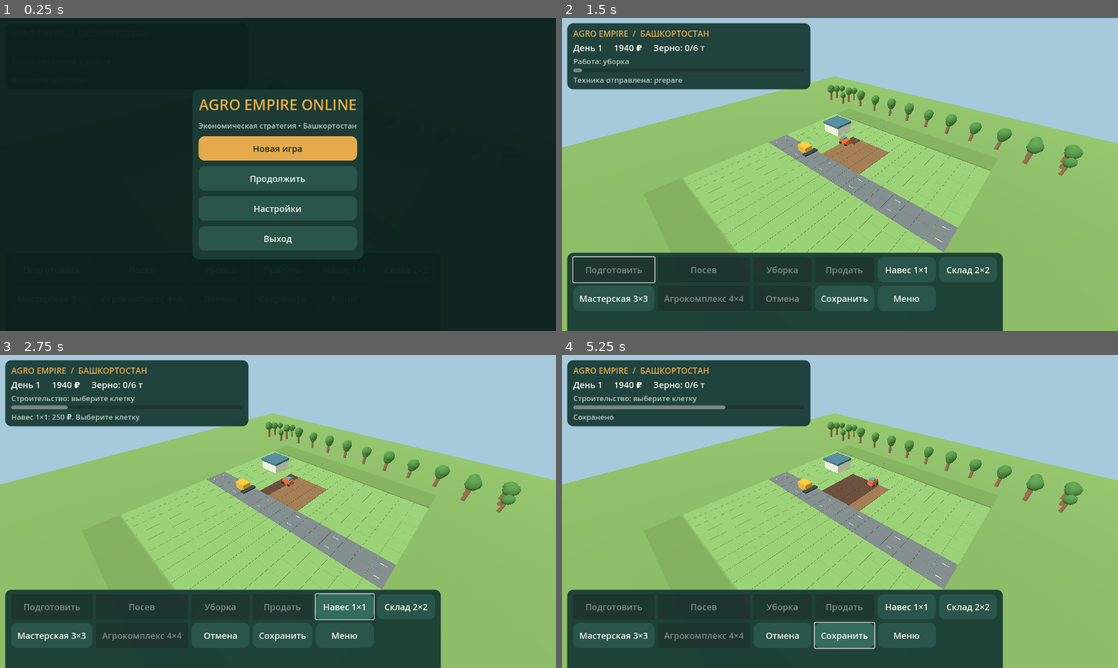
Above: before the commit, frames 1-4 (two rows, left to right).
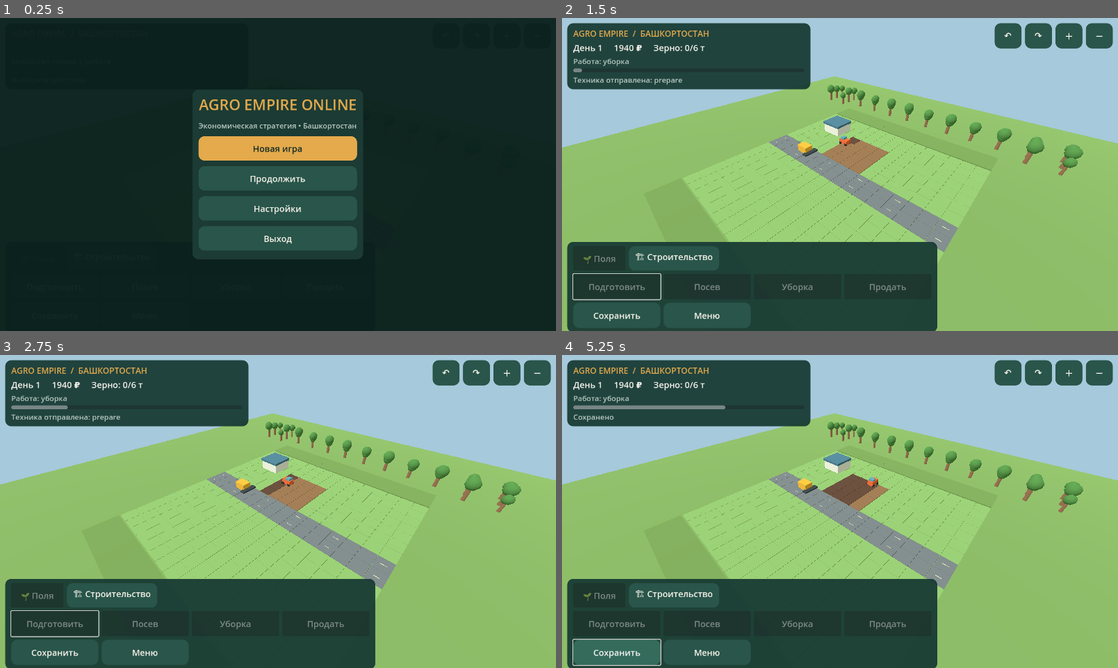
Above: after the commit, the same moments.

Repository: maillunex-lang/fermabash
Game: Godot game, scene res://scenes/Main.tscn
Same seed, same stepped clock (60 frames per second), same inputs: the game is played once before the commit and once after it.
Inputs (mouse positions are in pixels of both pictures, inside the frame that each line leads up to):
- Up to frame 1 (0.25 s): no input
- Up to frame 2 (1.5 s): click "Новая игра" at 0.5 s; click "Подготовить" at 1.25 s
- Up to frame 3 (2.75 s): click (344, 605) at 2 s, where only the run before the commit has a clickable "Навес 1×1"
- Up to frame 4 (5.25 s): click (673, 596) at 2.75 s, where only the run after the commit has a clickable "🏗 Строительство"; click (600, 596) at 3.5 s, where only the run after the commit has a clickable "🌱 Поля"; click (967, 605) at 4.25 s, where only the run before the commit has a clickable "Склад 2×2"; click "Сохранить" at 5 s

The runs differ from the first frame. In frame 2, 11% of the frame differs, in the area x 0-100%, y 1-100%; in frame 3, 12%; in frame 4, 13%.

Commit message:
feat: stage 2.4.2 Android touch controls
* feat(android): separate farm and construction tabs and add camera touch controls

* fix(android): camera buttons and prevent multitouch gestures from placing buildings

* fix(android): explicitly type tab category for GDScript compilation

* test(android): verify tabs camera buttons and safe multitouch placement

* ci(android): run touch controls regression on CI and APK builds

* ci(android): run touch controls regression on CI and APK builds

* docs(android): explain mobile camera and construction controls

Diff:
--- a/scripts/main.gd
+++ b/scripts/main.gd
@@ -36,6 +36,7 @@
 var touch_start := Vector2.ZERO
 var touch_moved := false
 var touch_count := 0
+var gesture_multitouch := false
 func _ready() -> void:
  world = Node3D.new()
  add_child(world)
@@ -71,6 +72,12 @@
  _menu()
 func _ui_action(action: String) -> void:
  match action:
+  "tab_field": game_ui.show_tab("field")
+  "tab_construction": game_ui.show_tab("construction")
+  "camera_left": camera_rig.angle -= 0.22; _camera()
+  "camera_right": camera_rig.angle += 0.22; _camera()
+  "camera_in": camera_rig.zoom -= 4.0; _camera()
+  "camera_out": camera_rig.zoom += 4.0; _camera()
   "prepare": _job("prepare")
   "sow": _job("sow")
   "harvest": _job("harvest")
@@ -109,6 +116,7 @@
  progress = 0
  structures = {"2,2":true}
  _cancel_build()
+ game_ui.show_tab("field")
  _draw()
  _close()
 func _cube(parent: Node3D,pos: Vector3,size: Vector3,color: Color) -> void:
@@ -294,20 +302,25 @@
  if e is InputEventScreenTouch:
   if e.pressed:
    touch_count += 1
-   touch_start = e.position
-   touch_moved = false
+   if touch_count == 1:
+    touch_start = e.position
+    touch_moved = false
+    gesture_multitouch = false
+   else:
+    gesture_multitouch = true
+    touch_moved = true
   else:
    touch_count = maxi(0,touch_count-1)
-   if not touch_moved and touch_count == 0:
+   if not touch_moved and not gesture_multitouch and touch_count == 0:
     _pick_cell(e.position)
   camera_rig.touch(e)
  elif e is InputEventScreenDrag:
-  if e.position.distance_to(touch_start) > 14:
+  if touch_count > 1 or e.position.distance_to(touch_start) > 14:
    touch_moved = true
   camera_rig.touch(e)
   if build:
    _update_preview(e.position)
- elif e is InputEventMouseButton and e.button_index == MOUSE_BUTTON_LEFT and e.pressed:
+ elif e is InputEventMouseButton and e.button_index == MOUSE_BUTTON_LEFT and e.pressed and not Input.is_emulating_mouse_from_touch():
   _pick_cell(e.position)
  elif e is InputEventMouseMotion:
   camera_rig.mouse(e)
--- a/scripts/ui/game_ui.gd
+++ b/scripts/ui/game_ui.gd
@@ -12,6 +12,9 @@
 var actions_panel: PanelContainer
 var title_label: Label
 var main_root: Control
+var active_tab := "field"
+var tab_buttons: Dictionary = {}
+var camera_panel: HBoxContainer
 
 const BG := Color("132b28")
 const PANEL := Color("183a34",0.94)
@@ -82,17 +85,34 @@
  actions_panel = PanelContainer.new()
  actions_panel.add_theme_stylebox_override("panel",_style(PANEL))
  main_root.add_child(actions_panel)
+ var outer := VBoxContainer.new()
+ outer.add_theme_constant_override("separation",8)
+ actions_panel.add_child(outer)
+ var tabs := HBoxContainer.new()
+ tabs.add_theme_constant_override("separation",8)
+ outer.add_child(tabs)
+ for entry in [["🌱 Поля","field"],["🏗 Строительство","construction"]]:
+  var tab := _button(tabs,entry[0],"tab_"+entry[1])
+  tab_buttons[entry[1]] = tab
  var flow := GridContainer.new()
  flow.columns = 3
  flow.add_theme_constant_override("h_separation",8)
  flow.add_theme_constant_override("v_separation",8)
- actions_panel.add_child(flow)
+ outer.add_child(flow)
  for entry in [
   ["Подготовить","prepare"],["Посев","sow"],["Уборка","harvest"],["Продать","sell"],
   ["Навес 1×1","build_shed"],["Склад 2×2","build"],["Мастерская 3×3","build_workshop"],
   ["Агрокомплекс 4×4","build_complex"],["Отмена","cancel_build"],["Сохранить","save"],["Меню","menu"]
  ]:
   action_buttons[entry[1]] = _button(flow,entry[0],entry[1])
+ camera_panel = HBoxContainer.new()
+ camera_panel.add_theme_constant_override("separation",8)
+ main_root.add_child(camera_panel)
+ _button(camera_panel,"↶","camera_left")
+ _button(camera_panel,"↷","camera_right")
+ _button(camera_panel,"＋","camera_in")
+ _button(camera_panel,"－","camera_out")
+ show_tab("field")
 
 func _make_menu() -> void:
  menu_overlay = ColorRect.new()
@@ -126,12 +146,15 @@
  var compact := viewport.x < 900
  info_panel.position = Vector2(12,12)
  info_panel.size = Vector2(minf(viewport.x-24,560 if not compact else viewport.x-24),0)
- actions_panel.position = Vector2(12,viewport.y-(250 if compact else 180))
+ actions_panel.position = Vector2(12,viewport.y-(280 if compact else 205))
  actions_panel.size = Vector2(minf(viewport.x-24,510 if compact else 840),0)
- var flow := actions_panel.get_child(0) as GridContainer
- flow.columns = 3 if compact else 6
+ var flow := actions_panel.get_child(0).get_child(1) as GridContainer
+ flow.columns = 3 if compact else 4
  for button in action_buttons.values():
   button.custom_minimum_size = Vector2(maxf(100,(actions_panel.size.x-38)/float(flow.columns)),52 if compact else 58)
+ camera_panel.position = Vector2(maxf(12,viewport.x-284),12)
+ for button in camera_panel.get_children():
+  button.custom_minimum_size = Vector2(62,58)
  title_label.add_theme_font_size_override("font_size",26 if compact else 34)
 
 func show_menu() -> void:
@@ -154,3 +177,11 @@
  action_buttons["build_workshop"].disabled = cash < 1600
  action_buttons["build_complex"].disabled = cash < 3000
  action_buttons["cancel_build"].disabled = not building
+
+func show_tab(tab: String) -> void:
+ active_tab = tab
+ for action in action_buttons:
+  var construction: bool = str(action).begins_with("build") or action == "cancel_build"
+  action_buttons[action].visible = construction if tab == "construction" else not construction
+ for key in tab_buttons:
+  tab_buttons[key].disabled = key == tab
--- /dev/null
+++ b/tests/android_controls.gd
@@ -0,0 +1,45 @@
+extends SceneTree
+func _initialize() -> void:
+ call_deferred("_test")
+func _test() -> void:
+ var scene = load("res://scenes/Main.tscn").instantiate()
+ root.add_child(scene)
+ await process_frame
+ scene._new()
+ var ui = scene.game_ui
+ assert(ui.active_tab == "field")
+ assert(ui.action_buttons["prepare"].visible)
+ assert(not ui.action_buttons["build"].visible)
+ scene._ui_action("tab_construction")
+ assert(ui.action_buttons["build"].visible)
+ assert(not ui.action_buttons["prepare"].visible)
+ scene._ui_action("build_shed")
+ assert(scene.build)
+ var old_angle: float = scene.camera_rig.angle
+ var old_zoom: float = scene.camera_rig.zoom
+ scene._ui_action("camera_right")
+ scene._ui_action("camera_in")
+ assert(scene.camera_rig.angle > old_angle)
+ assert(scene.camera_rig.zoom < old_zoom)
+ var a := InputEventScreenTouch.new()
+ a.index = 0
+ a.pressed = true
+ a.position = Vector2(300,200)
+ scene._unhandled_input(a)
+ var b := InputEventScreenTouch.new()
+ b.index = 1
+ b.pressed = true
+ b.position = Vector2(400,200)
+ scene._unhandled_input(b)
+ assert(scene.gesture_multitouch)
+ b.pressed = false
+ scene._unhandled_input(b)
+ a.pressed = false
+ scene._unhandled_input(a)
+ assert(scene.build)
+ scene._ui_action("cancel_build")
+ assert(not scene.build)
+ scene._ui_action("tab_field")
+ assert(ui.active_tab == "field")
+ print("ANDROID_CONTROLS_TEST_PASS")
+ quit()
Not shown, added: docs/STAGE_2_4_2.md
Not shown, changed: tools/build_android_on_vps.sh
